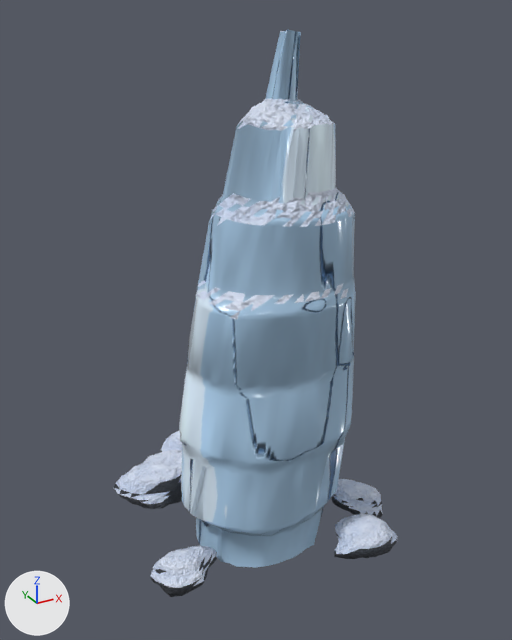
The glTF model SourceAssets/Themes/snow/meshes/SM_Snow_IceSpire_A.glb: old version first, new version second.
The view is the same before and after, from a 50 mm camera at (-4.09, -7.34, 6.82) aimed at (-0.06, -0.01, 3.15). Arrows for +X, +Y and +Z are at lower left; the lights stay in place. The picture after the commit comes second. Vertices at exactly the same position are counted once.

In view in the first picture: 'SM_Snow_IceSpire_A'.
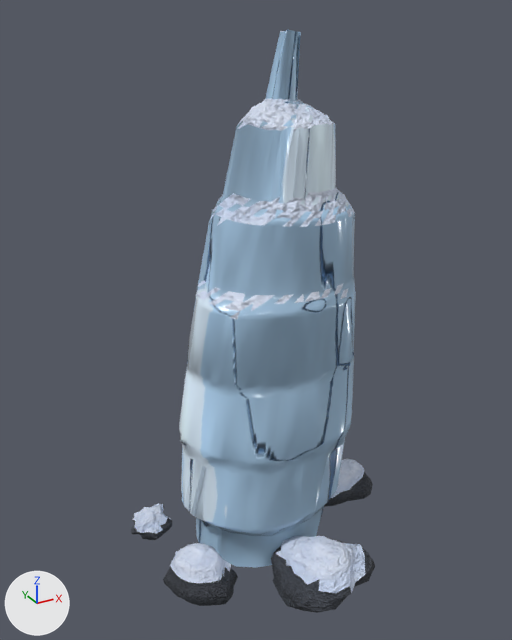
What differs and where, as boxes [x1, y1, x2, y2] in the pictures (512 x 640 px; the box of a moved part takes in the faces that stretch with it):
'SM_Snow_IceSpire_A', reshaped (14% narrower): before [113, 29, 398, 597]; after [131, 29, 375, 613]
part 1 of me_sm_snow_icespire_a, moved or reshaped: before [120, 435, 392, 561]; after [136, 459, 375, 613]
part 2 of me_sm_snow_icespire_a, surface changed: before [113, 430, 398, 597]; after [131, 473, 373, 613]
part 3 of me_sm_snow_icespire_a, recoloured: before [154, 475, 377, 574]; after [157, 526, 225, 571]
part 4 of me_sm_snow_icespire_a, recoloured: before [114, 453, 398, 588]; after [131, 473, 373, 597]

Diff of the bpy script that builds the scene:
```diff
--- a/SourceAssets/Themes/snow/meshes/SM_Snow_IceSpire_A.glb.py
+++ b/SourceAssets/Themes/snow/meshes/SM_Snow_IceSpire_A.glb.py
@@ me_sm_snow_icespire_a @@
 # used by ob_sm_snow_icespire_a; location = (0.0, 0.0, 0.0)
-me_sm_snow_icespire_a.from_pydata(...)  # 3496 vertices, 6968 faces; spans x -1.9..1.69, y -1.66..2.18, z 0.0..6.6
+me_sm_snow_icespire_a.from_pydata(...)  # 3496 vertices, 6968 faces; spans x -1.81..1.91, y -2.11..1.74, z 0.0..6.6
+# me_sm_snow_icespire_a part 1: 930 vertices moved from x -1.9..1.69, y -1.66..2.18, z 0.0..0.67 to x -1.81..1.91, y -2.11..1.7, z 0.0..0.56; 379 vertices removed from x -1.72..1.66, y -1.66..2.01, z 0.0..0.63; 379 vertices added at x -1.76..1.76, y -2.11..1.74, z 0.0..0.55
+# me_sm_snow_icespire_a part 2: 1502 kept faces spanning x -1.81..1.91, y -2.11..1.7, z 0.0..0.56 get new texture (UV) coordinates
+# me_sm_snow_icespire_a part 3: 13 faces spanning x -1.62..1.77, y -1.15..1.53, z 0.16..0.45 switch from mat_m_snow_slate to mat_m_snow_snow
+# me_sm_snow_icespire_a part 4: 202 faces spanning x -1.81..1.91, y -1.95..1.52, z 0.0..0.41 switch from mat_m_snow_snow to mat_m_snow_slate
 me_sm_snow_icespire_a.materials.append(mat_m_snow_ice)
```
